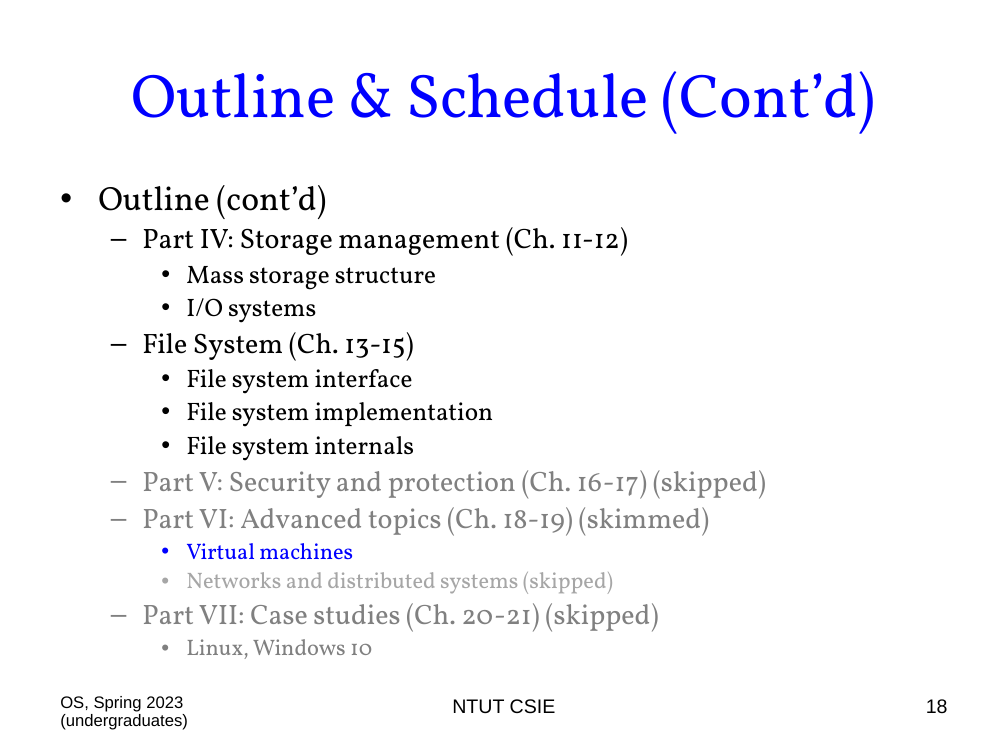
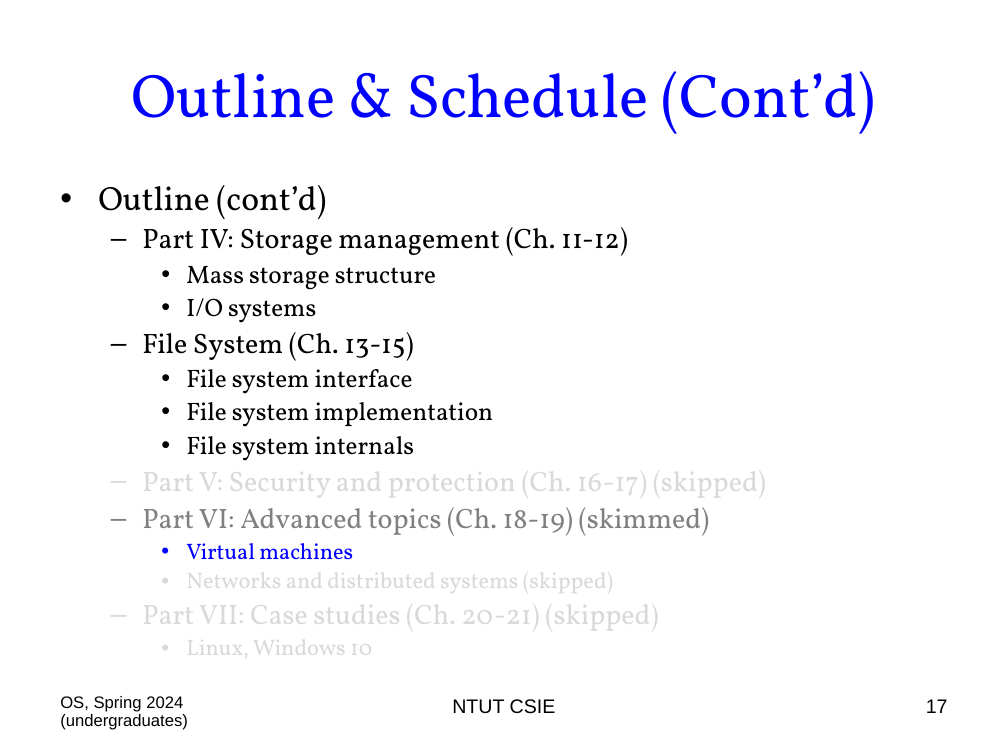
Before and after one commit to chriswjh/chriswjh.github.io, a slide deck: slide 17 of OSu/00-Overview.ppt (slide 18 before the commit). Drawn at 1008x756 pixels with LibreOffice and Linux fonts; fonts in the diff are those of the drawing. Boxes give left, top, right and bottom in pixels: in the first picture for what was removed or moved away, otherwise in the second. Text is boxed around its words. In the diff, an @@ line names an element or a change of style, - is before the commit and + after.

```diff
--- a/OSu/00-Overview.ppt
+++ b/OSu/00-Overview.ppt
@@ text at (142, 460, 766, 667): text colour #808080 to #D9D9D9 in "Part V: Security and protection (Ch. 16-17) ...", "Part VII: Case studies (Ch. 20-21) (skipped)", "Linux, Windows 10"; text colour #A6A6A6 to #D9D9D9 in "Networks and distributed systems (skipped)"; bullet colour #808080 to #D9D9D9; bullet colour #A6A6A6 to #D9D9D9 @@
@@ text at (60, 696, 188, 730): text changed @@
-OS, Spring 2023 (undergraduates)
+OS, Spring 2024 (undergraduates)
@@ page number at (926, 699, 948, 713): text changed @@
-18
+17
```
Also in this commit, not shown: 23 other slides changed, 1 slide removed.
